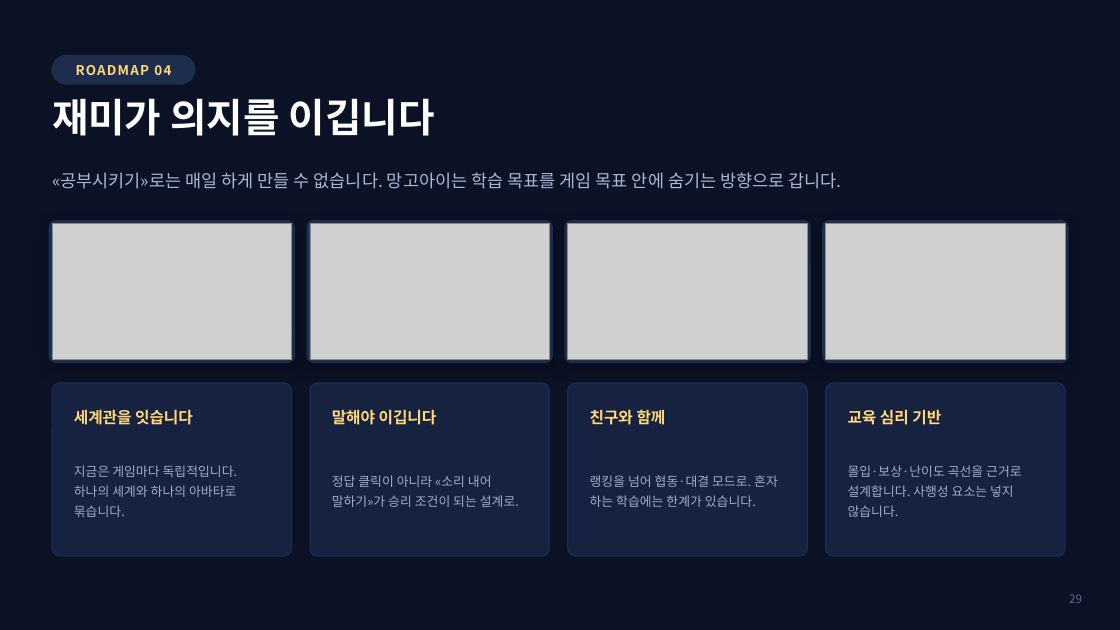
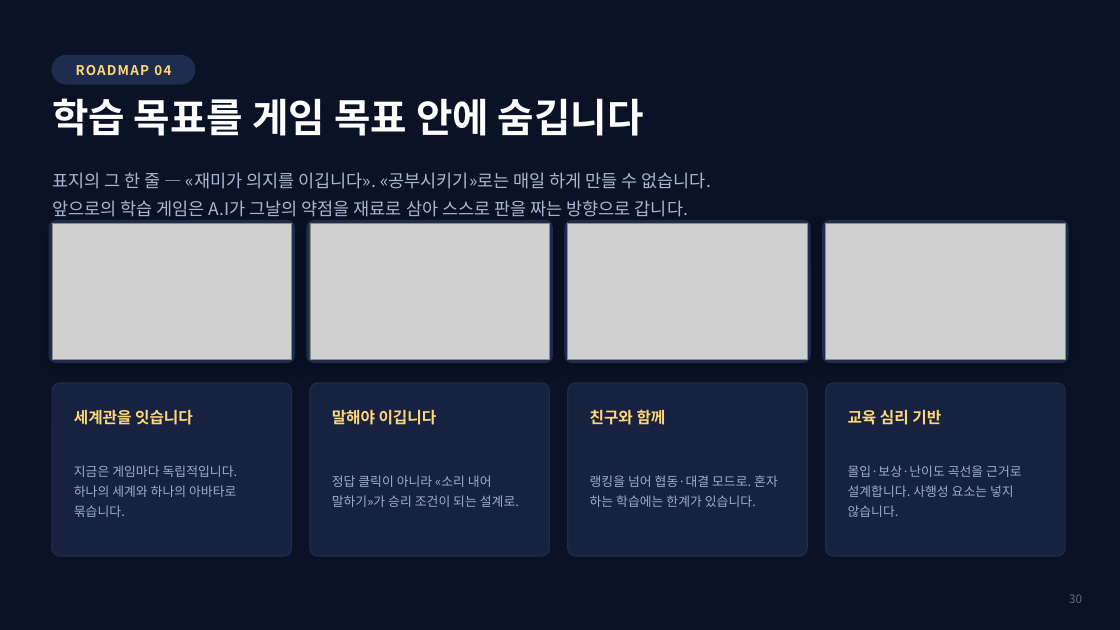
Before and after one commit to navy111p-sudo/mangoiweb, a slide deck: slide 30 of docs/망고아이_홈페이지_안내_2026-08-17.pptx (slide 29 before the commit). Drawn at 1120x630 pixels with LibreOffice and Linux fonts; fonts in the diff are those of the drawing; grey boxes stand for pictures. Boxes give left, top, right and bottom in pixels: in the first picture for what was removed or moved away, otherwise in the second. Text is boxed around its words. In the diff, an @@ line names an element or a change of style, - is before the commit and + after.

```diff
--- a/docs/망고아이_홈페이지_안내_2026-08-17.pptx
+++ b/docs/망고아이_홈페이지_안내_2026-08-17.pptx
@@ text at (52, 98, 644, 136): text changed @@
-재미가 의지를 이깁니다
+학습 목표를 게임 목표 안에 숨깁니다
@@ text at (52, 172, 711, 217): text changed @@
-«공부시키기»로는 매일 하게 만들 수 없습니다. 망고아이는 학습 목표를 게임 목표 안에 숨기는 방향으로 갑니다.
+표지의 그 한 줄 — «재미가 의지를 이깁니다». «공부시키기»로는 매일 하게 만들 수 없습니다.
+앞으로의 학습 게임은 A.I가 그날의 약점을 재료로 삼아 스스로 판을 짜는 방향으로 갑니다.
@@ text at (1069, 594, 1082, 603): text changed @@
-29
+30
```
Also in this commit, not shown: 29 other slides changed, 1 slide added.
